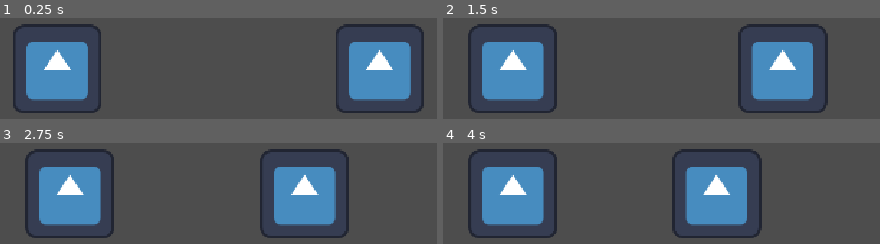
Above: before the commit, frames 1-4 (two rows, left to right).
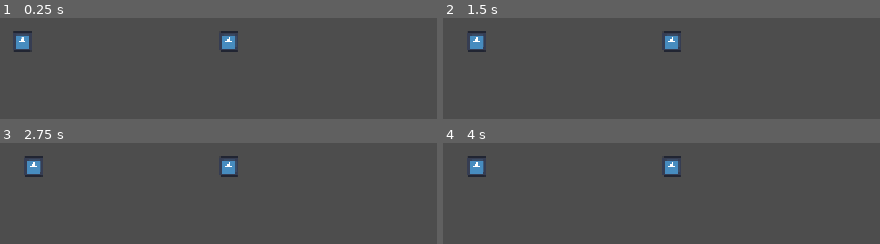
Above: after the commit, the same moments.

Repository: Kitakot/melon-pool
Game: Godot game, scene res://scenes/game.tscn
Two runs of this game, one before a commit and one after it. Both use one fixed random seed, a clock stepped at 60 frames per second and the inputs below. The engine's default icon, where the game draws it, is replaced by a stand-in: a white triangle on a blue panel in a dark square.
Inputs (mouse positions are in pixels of both pictures, inside the frame that each line leads up to):
- Up to frame 1 (0.25 s): no input
- Up to frame 2 (1.5 s): move the mouse to (outside the picture) at 0.52 s; click (outside the picture) at 0.67 s; move the mouse to (outside the picture) at 1.27 s; click (outside the picture) at 1.42 s
- Up to frame 3 (2.75 s): move the mouse to (outside the picture) at 2.02 s; click (outside the picture) at 2.17 s
- Up to frame 4 (4 s): move the mouse to (508, 229) at 2.77 s; click (508, 229) at 2.92 s; move the mouse to (788, 207) at 3.52 s; click (788, 207) at 3.67 s

The runs differ from the first frame. In frame 1, 22% of the frame differs, in the area x 2-98%, y 5-95%; in frame 2, 22%; in frame 3, 22%, in the area x 5-80%, y 5-95%; in frame 4, 22%.

Commit message:
ball tweaks

Diff:
--- /dev/null
+++ b/Objects/Ball.tscn
@@ -0,0 +1,18 @@
+[gd_scene format=3 uid="uid://b2nctyfw0lab4"]
+
+[ext_resource type="PhysicsMaterial" uid="uid://dh01dnmy81n80" path="res://materials/ball_material.tres" id="1_p1o3b"]
+[ext_resource type="Texture2D" uid="uid://26kf6cb5ihpm" path="res://icon.svg" id="2_w66na"]
+
+[sub_resource type="CircleShape2D" id="CircleShape2D_2xhk2"]
+radius = 16.0
+
+[node name="RigidBody2D2" type="RigidBody2D" unique_id=707908172]
+physics_material_override = ExtResource("1_p1o3b")
+angular_damp = 100.0
+
+[node name="CollisionShape2D" type="CollisionShape2D" parent="." unique_id=1089653518]
+shape = SubResource("CircleShape2D_2xhk2")
+
+[node name="Icon" type="Sprite2D" parent="." unique_id=1987430252]
+scale = Vector2(0.25, 0.25)
+texture = ExtResource("2_w66na")
--- a/project.godot
+++ b/project.godot
@@ -17,6 +17,8 @@
 
 [display]
 
+window/size/viewport_width=1280
+window/size/viewport_height=720
 window/stretch/mode="canvas_items"
 window/stretch/aspect="expand"
 
--- a/scenes/game.tscn
+++ b/scenes/game.tscn
@@ -3,6 +3,7 @@
 [ext_resource type="PhysicsMaterial" uid="uid://dh01dnmy81n80" path="res://materials/ball_material.tres" id="1_lnu2h"]
 [ext_resource type="Texture2D" uid="uid://26kf6cb5ihpm" path="res://icon.svg" id="1_uwrxv"]
 [ext_resource type="Script" uid="uid://ci8ddphdysbm8" path="res://scenes/player_ball.gd" id="2_lbhrr"]
+[ext_resource type="PackedScene" uid="uid://b2nctyfw0lab4" path="res://Objects/Ball.tscn" id="4_lbhrr"]
 
 [sub_resource type="CircleShape2D" id="CircleShape2D_2xhk2"]
 radius = 16.0
@@ -33,24 +34,16 @@
 shape = SubResource("CircleShape2D_2xhk2")
 
 [node name="Icon" type="Sprite2D" parent="RigidBody2D" unique_id=234126938]
+scale = Vector2(0.25, 0.25)
 texture = ExtResource("1_uwrxv")
 
-[node name="RigidBody2D2" type="RigidBody2D" parent="." unique_id=197838738]
-position = Vector2(980, 402)
-physics_material_override = ExtResource("1_lnu2h")
-linear_velocity = Vector2(-50, 0)
-angular_damp = 100.0
-
-[node name="CollisionShape2D" type="CollisionShape2D" parent="RigidBody2D2" unique_id=2138820975]
-shape = SubResource("CircleShape2D_2xhk2")
-
-[node name="Icon" type="Sprite2D" parent="RigidBody2D2" unique_id=1364627599]
-texture = ExtResource("1_uwrxv")
+[node name="RigidBody2D2" parent="." unique_id=707908172 instance=ExtResource("4_lbhrr")]
+position = Vector2(835, 402)
 
 [node name="StaticBody2D" type="StaticBody2D" parent="." unique_id=892732584]
 
 [node name="CollisionShape2D" type="CollisionShape2D" parent="StaticBody2D" unique_id=1960704272]
-position = Vector2(601, 650)
+position = Vector2(601, 720)
 shape = SubResource("WorldBoundaryShape2D_2xhk2")
 
 [node name="CollisionShape2D2" type="CollisionShape2D" parent="StaticBody2D" unique_id=1436218525]
@@ -62,5 +55,5 @@
 shape = SubResource("WorldBoundaryShape2D_iywne")
 
 [node name="CollisionShape2D4" type="CollisionShape2D" parent="StaticBody2D" unique_id=894750441]
-position = Vector2(1150, 319)
+position = Vector2(1280, 319)
 shape = SubResource("WorldBoundaryShape2D_lnu2h")
